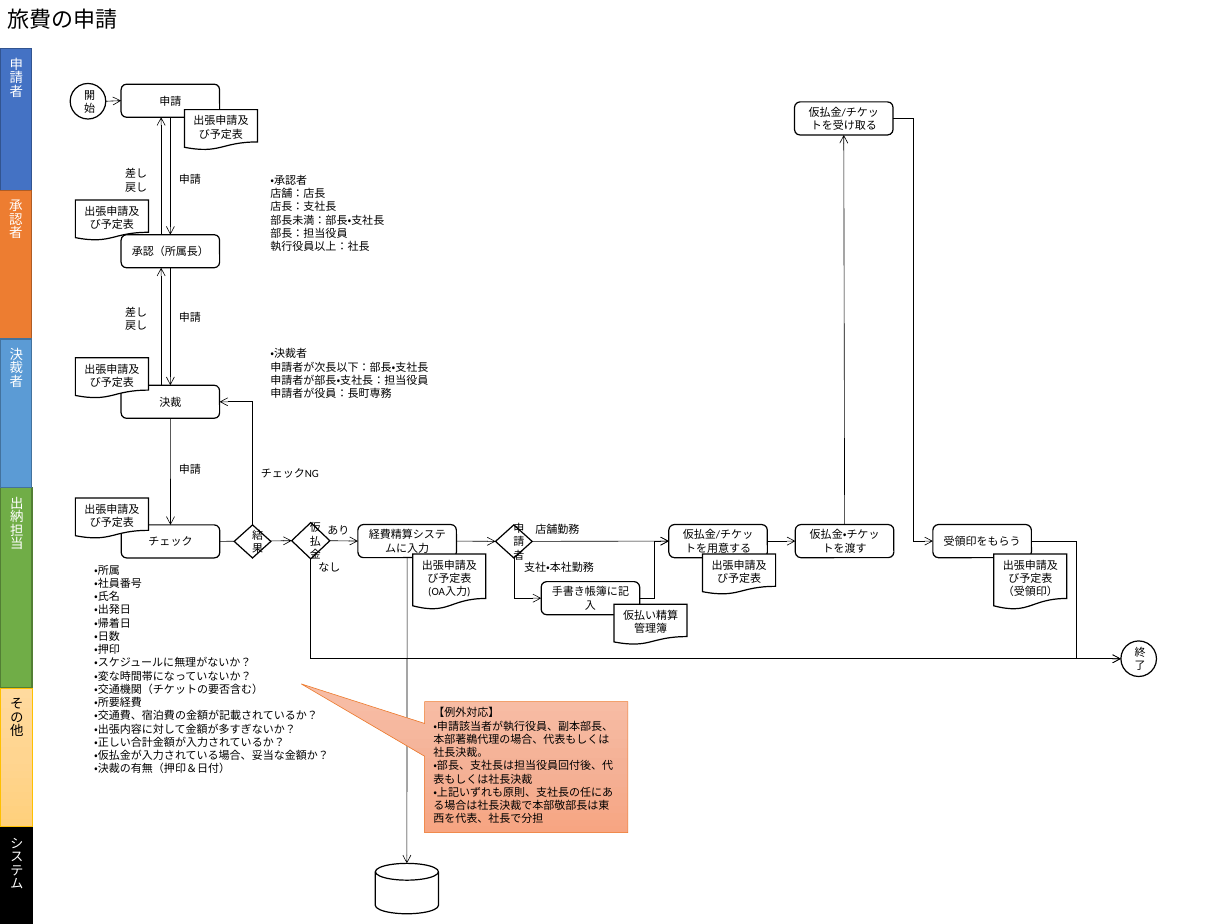
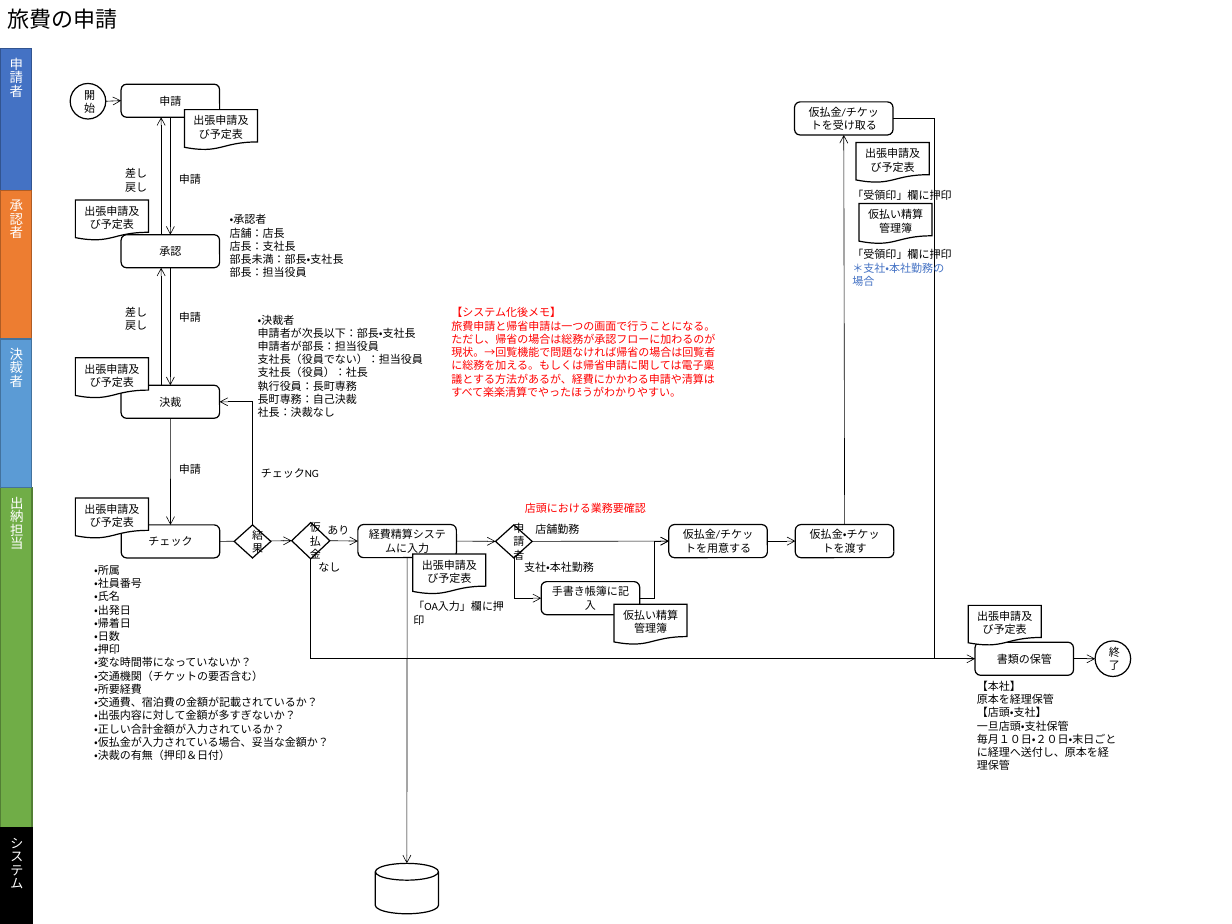
Before and after one commit to hide775533/vba_addin, a slide deck: slide 4 of 【作成中】業務フロー_現状.pptx (slide 3 before the commit). Drawn at 1232x924 pixels with LibreOffice and Linux fonts; fonts in the diff are those of the drawing. Boxes give left, top, right and bottom in pixels: in the first picture for what was removed or moved away, otherwise in the second. Text is boxed around its words. In the diff, an @@ line names an element or a change of style, - is before the commit and + after.

```diff
--- a/【作成中】業務フロー_現状.pptx
+++ b/【作成中】業務フロー_現状.pptx
@@ elbow arrow moved from (893, 119) - (933, 541) to (893, 119) - (975, 659) @@
@@ flow chart document "出張申請及び予定表": place and size @@
-flow chart document "出張申請及び予定表" at [702,554,775,595]
+flow chart document "出張申請及び予定表" at [856,143,929,182]
@@ text "・承認者": place and size @@
-text "・承認者" at [270,175,384,251]
+text "・承認者" at [230,214,344,277]
@@ text added at [852,188,951,203], 9 pt, text #000000 @@
+「受領印」欄に押印
@@ flow chart document added at [859,203,932,244], fill #FFFFFF, outline #000000 1 pt, 9 pt, text #000000 @@
+仮払い精算管理簿
@@ text in rounded rectangle at [159,246,181,256]: text changed @@
-承認（所属長）
+承認
@@ text at [270,240,369,251]: paragraph removed @@
-執行役員以上：社長
@@ text added at [852,247,951,286], 9 pt, text #4472C4 @@
+「受領印」欄に押印
+＊支社・本社勤務の場合
@@ text "・決裁者": place and size @@
-text "・決裁者" at [270,347,428,398]
+text "・決裁者" at [258,314,423,417]
@@ text added at [451,306,715,397], 9 pt, text #FF0000 @@
+【システム化後メモ】
+旅費申請と帰省申請は一つの画面で行うことになる。ただし、帰省の場合は総務が承認フローに加わるのが現状。→回覧機能で問題なければ帰省の場合は回覧者に総務を加える。もしくは帰省申請に関しては電子稟議とする方法があるが、経費にかかわる申請や清算はすべて楽楽清算でやったほうがわかりやすい。
@@ text at [258,340,423,417]: text changed @@
-申請者が部長・支社長：担当役員
-申請者が役員：長町専務
+申請者が部長：担当役員
+支社長（役員でない）：担当役員
+支社長（役員）：社長
+執行役員：長町専務
+長町専務：自己決裁
+社長：決裁なし
@@ rectangle "出納担当": place and size @@
-rectangle "出納担当" at [0,488,32,687]
+rectangle "出納担当" at [0,488,32,828]
@@ text added at [525,502,646,513], 9 pt, text #FF0000 @@
+店頭における業務要確認
@@ rounded rectangle removed at [933,524,1031,558] @@
-受領印をもらう
@@ elbow arrow moved from (1121, 659) - (311, 559) to (1095, 659) - (311, 559) @@
@@ flow chart document "出張申請及び予定表": place and size @@
-flow chart document "出張申請及び予定表" at [413,554,486,610]
+flow chart document "出張申請及び予定表" at [413,554,486,594]
@@ elbow arrow removed from (1031, 541) to (1121, 659) @@
@@ text in flow chart document at [428,586,470,597]: paragraph removed @@
-(OA入力)
@@ text in flow chart document at [1003,585,1058,599]: paragraph removed @@
-（受領印）
@@ text added at [413,600,504,625], 9 pt, text #000000 @@
+「OA入力」欄に押印
@@ flow chart document "出張申請及び予定表": place and size @@
-flow chart document "出張申請及び予定表" at [994,554,1067,610]
+flow chart document "出張申請及び予定表" at [968,605,1041,645]
@@ text at [94,657,251,667]: paragraph removed @@
-・スケジュールに無理がないか？
@@ rounded rectangle added at [975,642,1074,676], fill #FFFFFF, outline #000000 1 pt, 9 pt, text #000000 @@
+書類の保管
@@ ellipse "終了": place and size @@
-ellipse "終了" at [1121,641,1156,676]
+ellipse "終了" at [1095,641,1130,676]
@@ rectangle removed at [0,688,32,826] @@
-その他
@@ text added at [977,680,1116,770], 9 pt, text #000000 @@
+【本社】
+原本を経理保管
+【店頭・支社】
+一旦店頭・支社保管
+毎月１０日・２０日・末日ごとに経理へ送付し、原本を経理保管
@@ speech box removed at [425,701,628,832] @@
-【例外対応】
-・申請該当者が執行役員、副本部長、本部著鵜代理の場合、代表もしくは社長決裁。
-・部長、支社長は担当役員回付後、代表もしくは社長決裁
-・上記いずれも原則、支社長の任にある場合は社長決裁で本部敬部長は東西を代表、社長で分担
```
Also in this commit, not shown: 3 other slides changed, 10 slides added, 2 other files.
